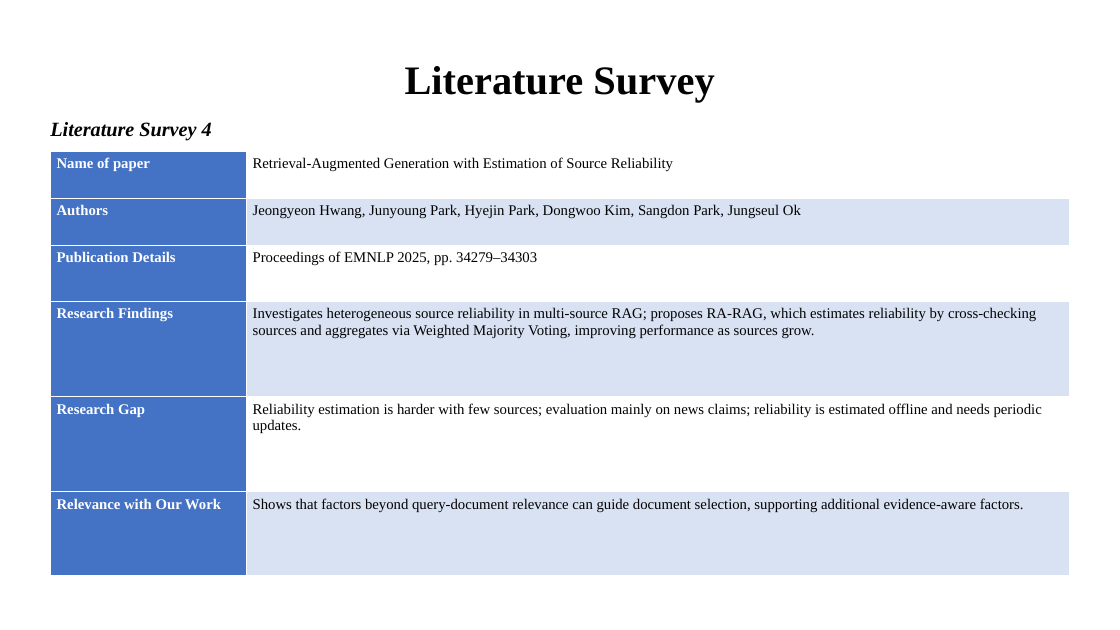
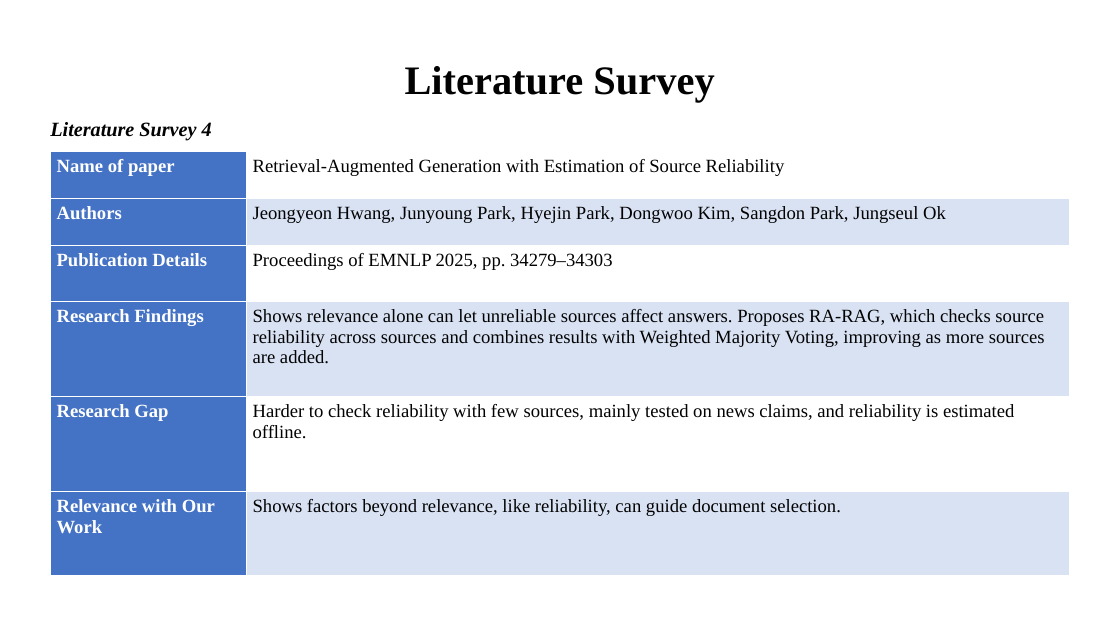
Before and after one commit to KunalDahal/State-Aware-Retrieval, a slide deck: slide 7 of methodology/presentation/ppt1.pptx. Drawn at 1120x630 pixels with LibreOffice and Linux fonts; fonts in the diff are those of the drawing. Boxes give left, top, right and bottom in pixels: in the first picture for what was removed or moved away, otherwise in the second. Text is boxed around its words. In the diff, an @@ line names an element or a change of style, - is before the commit and + after.

```diff
--- a/methodology/presentation/ppt1.pptx
+++ b/methodology/presentation/ppt1.pptx
@@ table at [50,151,1070,576] @@
-row 4, column 2: Investigates heterogeneous source reliability in multi-source RAG; proposes RA-RAG, which estimates reliability by cross-checking sources and aggregates via Weighted Majority Voting, improving performance as sources grow.
+row 4, column 2: Shows relevance alone can let unreliable sources affect answers. Proposes RA-RAG, which checks source reliability across sources and combines results with Weighted Majority Voting, improving as more sources are added.
-row 5, column 2: Reliability estimation is harder with few sources; evaluation mainly on news claims; reliability is estimated offline and needs periodic updates.
+row 5, column 2: Harder to check reliability with few sources, mainly tested on news claims, and reliability is estimated offline.
-row 6, column 2: Shows that factors beyond query-document relevance can guide document selection, supporting additional evidence-aware factors.
+row 6, column 2: Shows factors beyond relevance, like reliability, can guide document selection.
@@ size 9.5 to 12 pt in "Name of paper", "Retrieval-Augmented Generation with Estimation of Source Rel ...", "Authors", "Jeongyeon Hwang, Junyoung Park, Hyejin Park, Dongwoo ..." and 5 more places @@
```
Also in this commit, not shown: 17 other slides changed, 1 other file.
